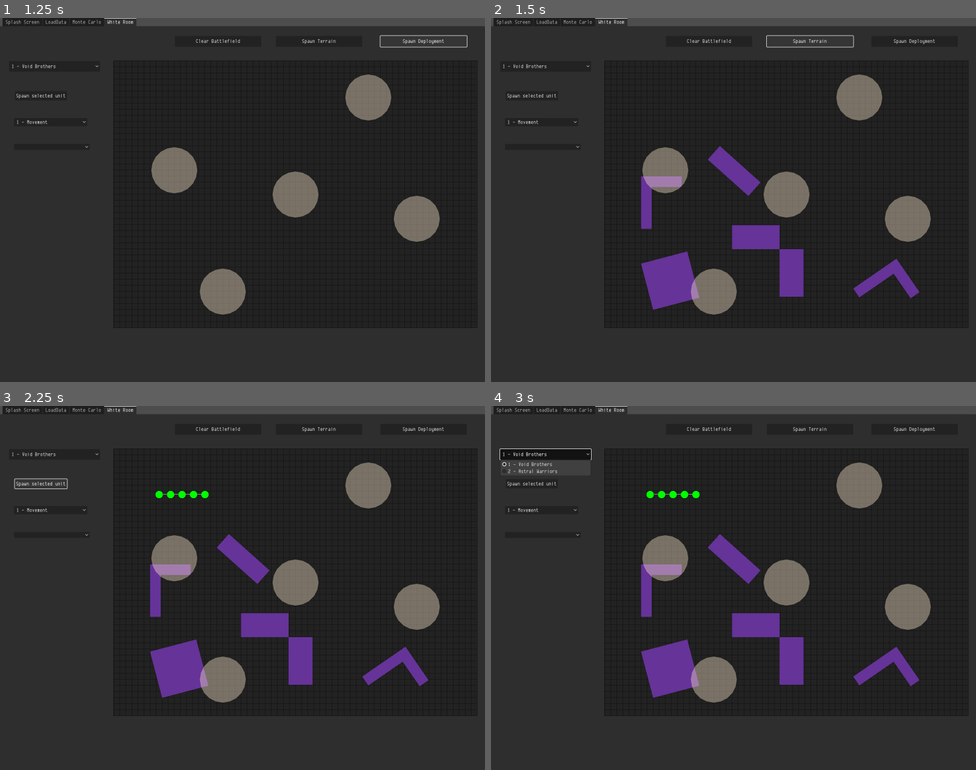
Above: before the commit, frames 1-4 (two rows, left to right).
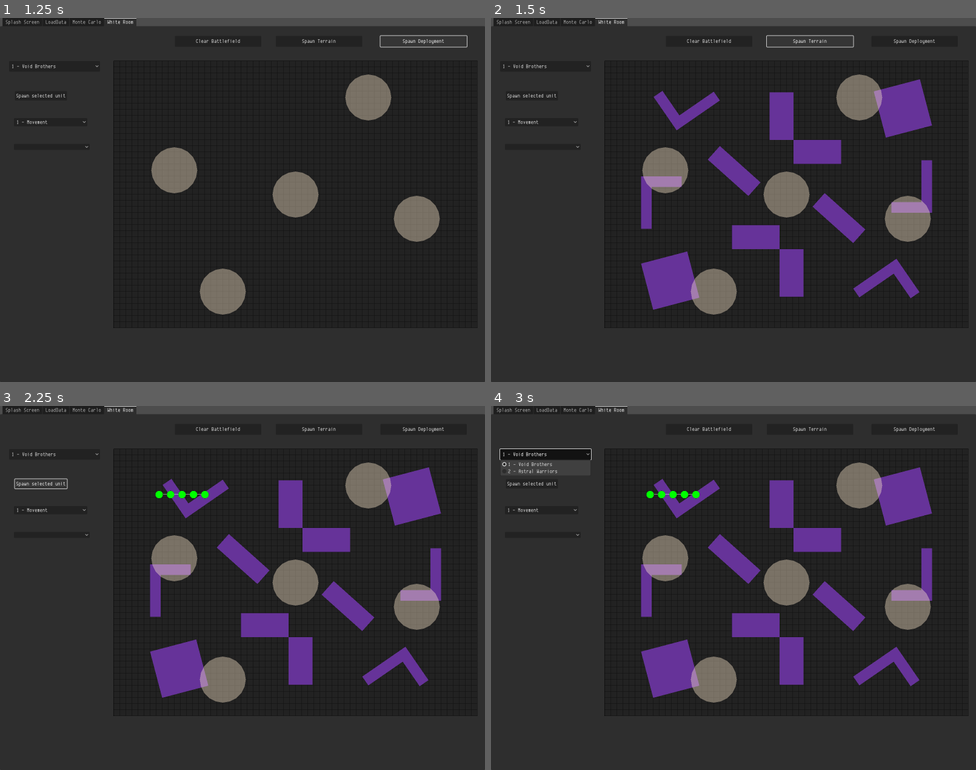
Above: after the commit, the same moments.

Repository: Scarfsman/WhiteRoom
Game: Godot game, scene res://Scenes/main.tscn
The game is run twice, just before and just after one commit, with the same random seed, the same clock (stepped at 60 frames per second) and the same inputs.
Inputs:
- Up to frame 1 (1.25 s): click "Spawn Deployment" at 0.5 s
- Up to frame 2 (1.5 s): click "Spawn Terrain" at 1.25 s
- Up to frame 3 (2.25 s): click "Spawn selected unit" at 2 s
- Up to frame 4 (3 s): click "1 - Void Brothers" at 2.75 s

Frame 1 is identical in both runs. In frame 2, 4.2% of the frame differs, in the area x 33-91%, y 16-62%; in frame 3, 4.2%; in frame 4, 4.2%.

Commit message:
Added function to flip terrain features arount the centre point, to make spawning terrain features easier

Diff:
--- a/scripts/tooltip.gd
+++ b/scripts/tooltip.gd
@@ -9,4 +9,4 @@
     %ModelPopup.hide()
 
 func _process(delta: float) -> void:
-    %ModelPopup.position = get_global_mouse_position() + Vector2(25, 0)
+    %ModelPopup.position = get_global_mouse_position() + Vector2(40, 0)
--- a/scripts/white_room.gd
+++ b/scripts/white_room.gd
@@ -54,6 +54,11 @@
                                        Vector2(50, 26)])]
 
 func moveFeature(feature: Array) -> PackedVector2Array:
+    '''
+    Moves the terraain feature to a given position then rotates it
+    around the iniital point. check the terrainFeatures dictionary to see
+    which point the inital one it
+    '''
     var points = terrainFeatures[feature[0]]
     var offset = feature[1]
     var theta = feature[2]
@@ -65,6 +70,18 @@
 
         var x2 = (x1 * cos(theta) - y1 * sin(theta)) + offset[0]
         var y2 = (x1 * sin(theta) + y1 * cos(theta)) + offset[1]
+
+        newPoints.append(Vector2(x2, y2))
+    return newPoints
+
+func mirrorFeature(points: PackedVector2Array):
+    #flips a feature about the cetre point to make spawning easier
+    var newPoints = PackedVector2Array()
+    for point in points:
+        var x1 = point[0]
+        var y1 = point[1]
+        var x2 = ((x1 - 1200) * cos(PI) - (y1 - 880) * sin(PI))
+        var y2 = ((x1 - 1200) * sin(PI) + (y1 - 880) * cos(PI))
 
         newPoints.append(Vector2(x2, y2))
     return newPoints
@@ -76,6 +93,12 @@
         terrain.polygon = moveFeature(feature)
         terrain.color = Color.REBECCA_PURPLE
         terrain.setCollider()
+        #flip the terain and spawn
+        var mirrorTerrain = footprint.instantiate()
+        $ScrollContainer/Control/Panel/Terrain.add_child(mirrorTerrain)
+        mirrorTerrain.polygon = mirrorFeature(terrain.polygon)
+        mirrorTerrain.color = Color.REBECCA_PURPLE
+        mirrorTerrain.setCollider()
 
 #code for deployments
 func spawnDeployment(objectives: Array) -> void:
@@ -83,6 +106,7 @@
         var newX = globals.inchesToPixels(markerPos[0])
         var newY = globals.inchesToPixels(markerPos[1])
         var marker = Polygon2D.new()
+        #the radius of an objective marker
         var radius = globals.inchesToPixels(3.7874015748)
         marker.polygon = generate_circle_polygon(radius, Vector2(newX, newY))
         marker.z_index = 2
@@ -101,9 +125,7 @@
 
 # Called when the node enters the scene tree for the first time.
 func _ready() -> void:
-    var theta = asin(2/(20/2.54))
-    print('Theta')
-    print(cos(2* PI - theta) * (20/2.54))
+    pass
 
 func _process(delta: float) -> void:
     var thing = $PhaseSelect
